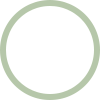
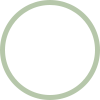
Layer changes from the first (100, 100) image to the second:
painted on "Ellipse 1" over [5, 5, 95, 95]
